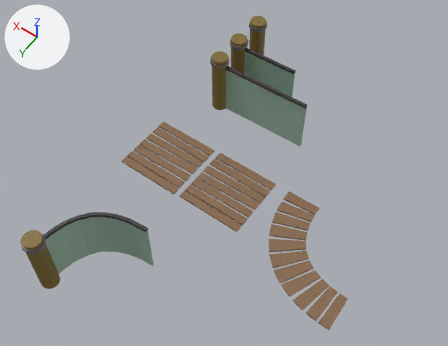
The Blender file Assets/_Game/Models/Log_Fence.blend, before and after one commit.
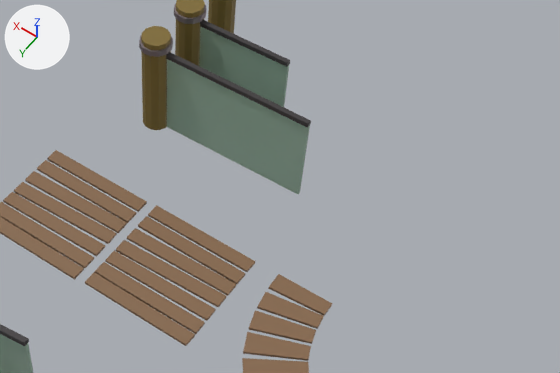
There are two pictures of each version: one whole from a 50 mm camera at (-8.22, 7.66, 14.32) aimed at (-2.27, -0.68, 1.22), one close up on the part from 29% to 100% of the width and 11% to 71% of the height. Arrows for +X, +Y and +Z are at upper left; the lights stay in place.

The first close-up shows 'Fence_Log_2m', 'Fence_Log_2m_Glass', 'Fence_Log_3m', 'Fence_Log_3m_Glass.001', 'Fence_Log_Curved_Glass', 'Fence_Log_Log', 'Path_Plank_2x2', 'Path_Plank_2x2.001', 'Path_Plank_Curved_2x1'.
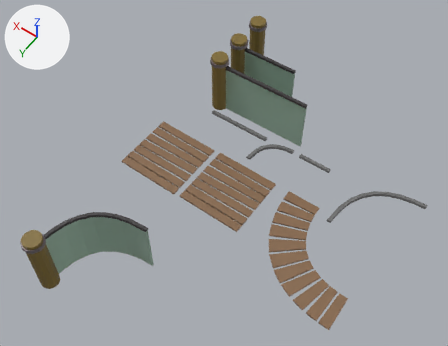
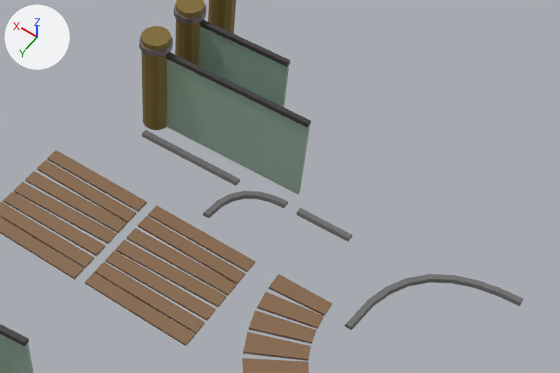
What differs and where, as boxes [x1, y1, x2, y2] in the close-ups (560 x 373 px):
'Curb_Curve_Large', added
    after: [345, 274, 524, 330]
'Curb_2m', added
    after: [142, 130, 240, 186]
'Curb_Curve_Small', added
    after: [203, 191, 288, 218]
'Curb_1m', added
    after: [296, 208, 352, 242]

The change, as a diff of the scene's bpy script:
```diff
--- a/Assets/_Game/Models/Log_Fence.blend.py
+++ b/Assets/_Game/Models/Log_Fence.blend.py
@@ mat_material_008 @@
+mat_material_008 = principled_material('Material.008')
+mat_material_008.base_color = (0.179, 0.179, 0.179)  # grey #757575
+mat_material_008.specular_ior_level = 0.0
@@ mat_material_003 @@
+mat_material_003 = principled_material('Material.003')
+mat_material_003.base_color = (0.179, 0.179, 0.179)  # grey #757575
+mat_material_003.specular_ior_level = 0.0
@@ mat_material_002 @@
+mat_material_002 = principled_material('Material.002')
+mat_material_002.base_color = (0.179, 0.179, 0.179)  # grey #757575
+mat_material_002.specular_ior_level = 0.0
@@ mat_material_001 @@
+mat_material_001 = principled_material('Material.001')
+mat_material_001.base_color = (0.179, 0.179, 0.179)  # grey #757575
+mat_material_001.specular_ior_level = 0.0
@@ me_cube_008 @@
+me_cube_008.from_pydata(...)  # 36 vertices, 34 faces; spans x -2.06..0.0, y -2.06..0.0, z 0.0..0.08
+me_cube_008.materials.append(mat_material_008)  # grey #757575
@@ me_cube_003 @@
+me_cube_003.from_pydata([(-2.0, 0.0, 0.0), (-2.0, 0.02, 0.08), (-2.0, 0.13, 0.0), (-2.0, 0.11, 0.08), (0.0, 0.0, 0.0), (0.0, 0.02, 0.08), (0.0, 0.13, 0.0), (0.0, 0.11, 0.08)], [], [(0, 1, 3, 2), (2, 3, 7, 6), (6, 7, 5, 4), (4, 5, 1, 0), (2, 6, 4, 0), (7, 3, 1, 5)])
+me_cube_003.materials.append(mat_material_003)  # grey #757575
@@ me_cube_002 @@
+me_cube_002.from_pydata([(-1.0, 0.0, 0.0), (-1.0, 0.016, 0.076), (-1.0, 0.129, 0.0), (-1.0, 0.113, 0.076), (0.0, 0.0, 0.0), (0.0, 0.016, 0.076), (0.0, 0.129, 0.0), (0.0, 0.113, 0.076)], [], [(0, 1, 3, 2), (2, 3, 7, 6), (6, 7, 5, 4), (4, 5, 1, 0), (2, 6, 4, 0), (7, 3, 1, 5)])
+me_cube_002.materials.append(mat_material_002)  # grey #757575
@@ me_cube @@
+me_cube.from_pydata(...)  # 28 vertices, 26 faces; spans x -1.038..0.0, y -1.046..0.0, z 0.0..0.077
+me_cube.materials.append(mat_material_001)  # grey #757575
@@ ob_curb_curve_large @@
+ob_curb_curve_large = bpy.data.objects.new('Curb_Curve_Large', me_cube_008)
+ob_curb_curve_large.location = (0.0, 0.0, 0.0)
+ob_curb_curve_large.delta_location = (-4.984, -1.708, 0.0314)
@@ ob_curb_2m @@
+ob_curb_2m = bpy.data.objects.new('Curb_2m', me_cube_003)
+ob_curb_2m.location = (0.0, 0.0, 0.0)
+ob_curb_2m.delta_location = (-0.0361, -3.27, 0.0314)
@@ ob_curb_1m @@
+ob_curb_1m = bpy.data.objects.new('Curb_1m', me_cube_002)
+ob_curb_1m.location = (0.0, 0.0, 0.0)
+ob_curb_1m.delta_location = (-3.209, -3.321, 0.0314)
@@ ob_curb_curve_small @@
+ob_curb_curve_small = bpy.data.objects.new('Curb_Curve_Small', me_cube)
+ob_curb_curve_small.location = (0.0, 0.0, 0.0)
+ob_curb_curve_small.delta_location = (-1.935, -2.274, 0.0302)
```
